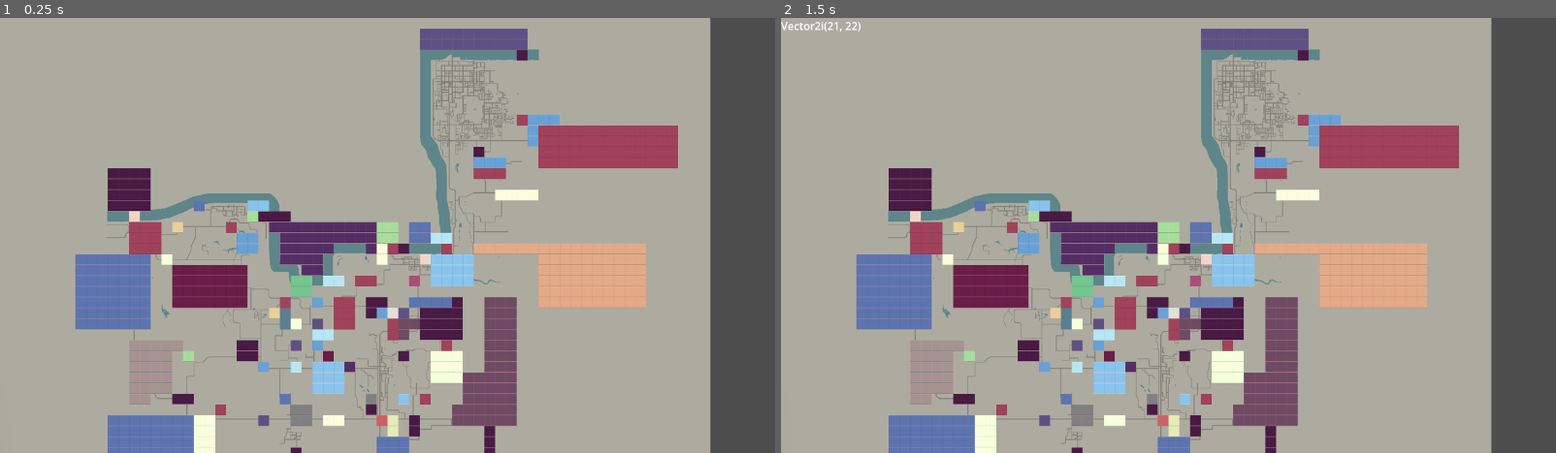
Above: before the commit, frames 1-2 (left to right).
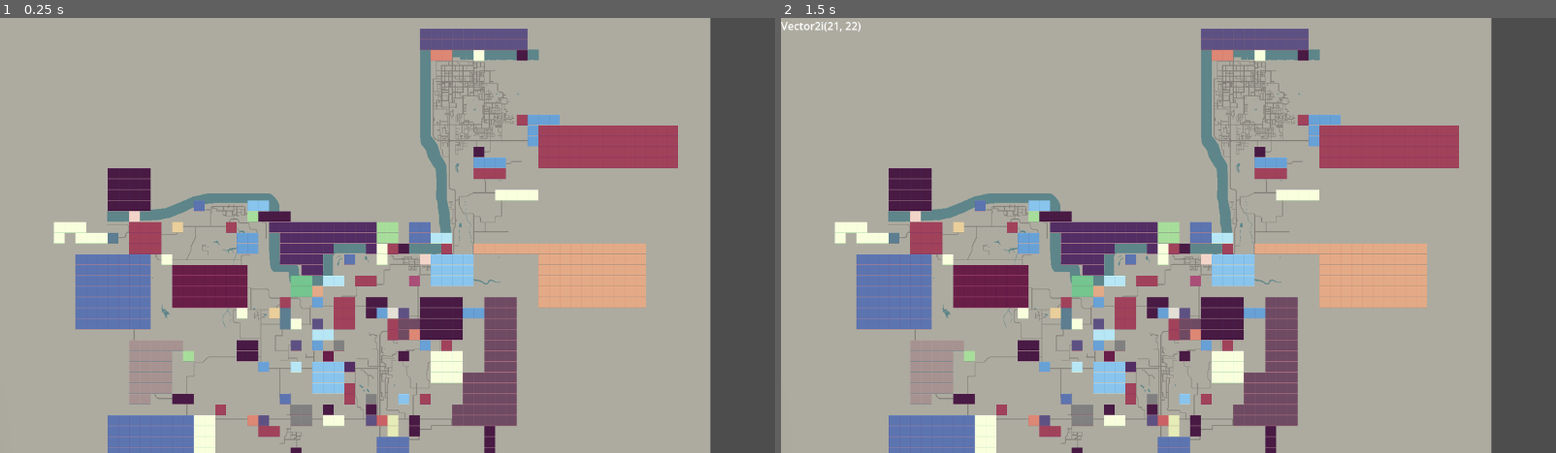
Above: after the commit, the same moments.

Repository: RakibRyan/is_this_cell_taken__project_zomboid_map_mod
Game: Godot game, scene res://zomboid41map.tscn
The game is run twice, just before and just after one commit, with the same random seed, the same clock (stepped at 60 frames per second) and the same inputs.
Inputs (mouse positions are in pixels of both pictures, inside the frame that each line leads up to):
- Up to frame 1 (0.25 s): no input
- Up to frame 2 (1.5 s): tap Enter at 0.5 s; move the mouse to (1339, 213) at 0.52 s; click (1339, 213) at 0.6 s; tap Space at 1.25 s; move the mouse to (1013, 257) at 1.27 s; click (1013, 257) at 1.35 s

The runs differ from the first frame. In frame 1, 1.0% of the frame differs, in the area x 6-63%, y 7-97%; in frame 2, 1.0%.

Commit message:
version 0.5

Diff:
--- a/world.gd
+++ b/world.gd
@@ -8,6 +8,7 @@
 
 # Called when the node enters the scene tree for the first time.
 func _ready():
+	print_tree()
 	pass # Replace with function body.
 
 
--- a/zomboid41map.tscn
+++ b/zomboid41map.tscn
@@ -5075,6 +5075,10 @@
 layer_0/tile_data = PackedInt32Array(0, 0, 0, 65536, 0, 1, 131072, 0, 2, 196608, 0, 3, 262144, 0, 4, 327680, 0, 5, 3932 …(73651 unchanged characters)…
 script = ExtResource("2_5ik24")
 
+[node name="coordinate" type="RichTextLabel" parent="."]
+offset_right = 148.0
+offset_bottom = 97.0
+
 [node name="West Point Expansion" type="TileMap" parent="."]
 tile_set = ExtResource("3_tpj45")
 format = 2
@@ -5132,6 +5136,18 @@
 format = 2
 layer_0/tile_data = PackedInt32Array(1507357, 786432, 0, 1507356, 786432, 0, 1441818, 786432, 0, 1441819, 786432, 0, 14 …(537 unchanged characters)…
 
+[node name="Laconia" type="TileMap" parent="Coryerdon"]
+visible = false
+tile_set = ExtResource("3_tpj45")
+format = 2
+layer_0/tile_data = PackedInt32Array(1441819, 0, 1, 1507355, 0, 1, 1507357, 0, 1, 1507356, 0, 1, 1441820, 0, 1, 1441821, 0, 1, 1376283, 0, 1, 1310747, 0, 1, 1310748, 0, 1, 1310749, 0, 1, 1376285, 0, 1, 1376284, 0, 1)
+
+[node name="Laconia Expansion" type="TileMap" parent="Coryerdon"]
+visible = false
+tile_set = ExtResource("3_tpj45")
+format = 2
+layer_0/tile_data = PackedInt32Array(1048602, 0, 1, 1114138, 0, 1, 1179674, 0, 1, 1245210, 0, 1, 1310746, 0, 1, 1376282, 0, 1, 1441818, 0, 1, 1048603, 0, 1, 1114139, 0, 1, 1245211, 0, 1, 1179675, 0, 1, 1048604, 0, 1, 1114140, 0, 1, 1179676, 0, 1, 1245212, 0, 1, 1245213, 0, 1, 1179677, 0, 1, 1114141, 0, 1, 1048605, 0, 1, 1048606, 0, 1, 1114142, 0, 1, 1179678, 0, 1, 1245214, 0, 1, 1310750, 0, 1, 1376286, 0, 1)
+
 [node name="St Paulo\'s Hammer" type="TileMap" parent="."]
 tile_set = SubResource("TileSet_fxocq")
 format = 2
@@ -5161,6 +5177,12 @@
 format = 2
 layer_0/tile_data = PackedInt32Array(1966093, 262144, 1)
 
+[node name="Little Crutown" type="TileMap" parent="St Paulo\'s Hammer"]
+visible = false
+tile_set = ExtResource("3_tpj45")
+format = 2
+layer_0/tile_data = PackedInt32Array(2162702, 0, 1, 2162703, 0, 1, 2228239, 0, 1, 2228238, 0, 1, 2228240, 0, 1, 2162704, 0, 1)
+
 [node name="Elliot Pond" type="TileMap" parent="."]
 tile_set = SubResource("TileSet_kklgw")
 format = 2
@@ -5323,6 +5345,12 @@
 format = 2
 layer_0/tile_data = PackedInt32Array(2687011, 131072, 0, 2621475, 131072, 0, 2555939, 131072, 0, 2555940, 131072, 0, 2555941, 131072, 0, 2621477, 131072, 0, 2621476, 131072, 0, 2687012, 131072, 0, 2687013, 131072, 0)
 
+[node name="St Moose Hospital Area" type="TileMap" parent="Petroville"]
+visible = false
+tile_set = ExtResource("3_tpj45")
+format = 2
+layer_0/tile_data = PackedInt32Array(2687012, 0, 1, 2621476, 0, 1)
+
 [node name="Papaville" type="TileMap" parent="."]
 tile_set = SubResource("TileSet_6xjdt")
 format = 2
@@ -5351,6 +5379,12 @@
 format = 2
 layer_0/tile_data = PackedInt32Array(1507348, 458752, 0)
 
+[node name="Cigaro gated community" type="TileMap" parent="Big Bear Lake"]
+visible = false
+tile_set = ExtResource("3_tpj45")
+format = 2
+layer_0/tile_data = PackedInt32Array(1572882, 65536, 0)
+
 [node name="Rosewood VHS & Gun Stores" type="TileMap" parent="."]
 tile_set = SubResource("TileSet_serfd")
 format = 2
@@ -5366,6 +5400,12 @@
 format = 2
 layer_0/tile_data = PackedInt32Array(1703970, 851968, 0, 1769506, 851968, 0, 1703971, 851968, 0)
 
+[node name="Fort Angel" type="TileMap" parent="Studio South Shore"]
+visible = false
+tile_set = ExtResource("3_tpj45")
+format = 2
+layer_0/tile_data = PackedInt32Array(1769506, 393216, 0)
+
 [node name="Little Aoi\'s safe house" type="TileMap" parent="."]
 tile_set = ExtResource("3_tpj45")
 format = 2
@@ -5407,6 +5447,24 @@
 format = 2
 layer_0/tile_data = PackedInt32Array(1769509, 65536, 0)
 
+[node name="Cherokee Lake" type="TileMap" parent="Anthem, KY"]
+visible = false
+tile_set = ExtResource("3_tpj45")
+format = 2
+layer_0/tile_data = PackedInt32Array(1769509, 393216, 1)
+
+[node name="Complex Z-17" type="TileMap" parent="Anthem, KY"]
+visible = false
+tile_set = ExtResource("3_tpj45")
+format = 2
+layer_0/tile_data = PackedInt32Array(1769509, 0, 0)
+
+[node name="Aardmore Farm" type="TileMap" parent="Anthem, KY"]
+visible = false
+tile_set = ExtResource("3_tpj45")
+format = 2
+layer_0/tile_data = PackedInt32Array(1769509, 983040, 0)
+
 [node name="Crossroads Checkpoint" type="TileMap" parent="."]
 tile_set = ExtResource("3_tpj45")
 format = 2
@@ -5422,6 +5480,12 @@
 format = 2
 layer_0/tile_data = PackedInt32Array(2031656, 393216, 0, 2031657, 393216, 0, 2097192, 393216, 0, 2162728, 393216, 0, 2031658, 393216, 0, 2097194, 393216, 0, 2162730, 393216, 0, 2162729, 393216, 0, 2097193, 393216, 0)
 
+[node name="Wilderness Warehouse" type="TileMap" parent="Ztardew Valley"]
+visible = false
+tile_set = ExtResource("3_tpj45")
+format = 2
+layer_0/tile_data = PackedInt32Array(2031656, 131072, 1)
+
 [node name="Ashenwood" type="TileMap" parent="."]
 tile_set = ExtResource("3_tpj45")
 format = 2
@@ -5431,6 +5495,12 @@
 tile_set = ExtResource("3_tpj45")
 format = 2
 layer_0/tile_data = PackedInt32Array(2097179, 327680, 0)
+
+[node name="Green Hell Community Center" type="TileMap" parent="Safe house Center manor house"]
+visible = false
+tile_set = ExtResource("3_tpj45")
+format = 2
+layer_0/tile_data = PackedInt32Array(2097179, 0, 1)
 
 [node name="Weyhausen, KY" type="TileMap" parent="."]
 tile_set = ExtResource("3_tpj45")
@@ -5472,6 +5542,18 @@
 tile_set = ExtResource("3_tpj45")
 format = 2
 layer_0/tile_data = PackedInt32Array(1900581, 196608, 1)
+
+[node name="Linden" type="TileMap" parent="Xonic\'s Mega Mall (New Expansion has arrived!!!)"]
+visible = false
+tile_set = ExtResource("3_tpj45")
+format = 2
+layer_0/tile_data = PackedInt32Array(1835045, 262144, 1)
+
+[node name="FBI Branch Office" type="TileMap" parent="Xonic\'s Mega Mall (New Expansion has arrived!!!)"]
+visible = false
+tile_set = ExtResource("3_tpj45")
+format = 2
+layer_0/tile_data = PackedInt32Array(1835046, 131072, 1)
 
 [node name="Riverside Mansion" type="TileMap" parent="."]
 tile_set = ExtResource("3_tpj45")
@@ -5499,6 +5581,12 @@
 format = 2
 layer_0/tile_data = PackedInt32Array(2097182, 262144, 1)
 
+[node name="Ballincoolin Map" type="TileMap" parent="Lake Ivy Township"]
+visible = false
+tile_set = ExtResource("3_tpj45")
+format = 2
+layer_0/tile_data = PackedInt32Array(2097182, 65536, 1, 2162718, 65536, 1)
+
 [node name="Addams Family Mansion" type="TileMap" parent="."]
 tile_set = ExtResource("3_tpj45")
 format = 2
@@ -5534,6 +5622,12 @@
 tile_set = ExtResource("3_tpj45")
 format = 2
 layer_0/tile_data = PackedInt32Array(1703967, 131072, 0, 1769503, 131072, 0)
+
+[node name="Gas Station" type="TileMap" parent="Old\'s Military Airfield"]
+visible = false
+tile_set = ExtResource("3_tpj45")
+format = 2
+layer_0/tile_data = PackedInt32Array(1703967, 65536, 0)
 
 [node name="Monmouth County" type="TileMap" parent="."]
 tile_set = ExtResource("3_tpj45")
@@ -5546,6 +5640,18 @@
 format = 2
 layer_0/tile_data = PackedInt32Array(1900584, 262144, 0, 1966120, 262144, 0, 1900585, 262144, 0, 1900586, 262144, 0, 1966122, 262144, 0, 1966121, 262144, 0)
 
+[node name="TWD Prison" type="TileMap" parent="Monmouth County"]
+visible = false
+tile_set = ExtResource("3_tpj45")
+format = 2
+layer_0/tile_data = PackedInt32Array(1835049, 393216, 0, 1835050, 393216, 0, 1900586, 393216, 0)
+
+[node name="Road to Bedford" type="TileMap" parent="Monmouth County"]
+visible = false
+tile_set = ExtResource("3_tpj45")
+format = 2
+layer_0/tile_data = PackedInt32Array(1703974, 131072, 0, 1703975, 131072, 0, 1703976, 131072, 0, 1703977, 131072, 0)
+
 [node name="La Casa Del Lago" type="TileMap" parent="."]
 tile_set = ExtResource("3_tpj45")
 format = 2
@@ -5603,16 +5709,17 @@
 format = 2
 layer_0/tile_data = PackedInt32Array(2752547, 0, 0, 2883621, 0, 0, 2883620, 0, 0, 2883619, 0, 0, 2818083, 0, 0, 2752548, 0, 0, 2752549, 0, 0, 2818085, 0, 0, 2818084, 0, 0)
 
-[node name="Road to Bedford" type="TileMap" parent="."]
-tile_set = ExtResource("3_tpj45")
-format = 2
-layer_0/tile_data = PackedInt32Array(1703974, 131072, 0, 1703975, 131072, 0, 1703976, 131072, 0, 1703977, 131072, 0)
-
 [node name="Valley Station Town" type="TileMap" parent="."]
 tile_set = ExtResource("3_tpj45")
 format = 2
 layer_0/tile_data = PackedInt32Array(1048622, 393216, 0, 1048623, 393216, 0, 1048624, 393216, 0, 1048625, 393216, 0)
 
+[node name="The Eye Lake" type="TileMap" parent="Valley Station Town"]
+visible = false
+tile_set = ExtResource("3_tpj45")
+format = 2
+layer_0/tile_data = PackedInt32Array(1048625, 65536, 1)
+
 [node name="Ed\'s Auto Salvage" type="TileMap" parent="."]
 tile_set = ExtResource("3_tpj45")
 format = 2
@@ -5658,6 +5765,12 @@
 format = 2
 layer_0/tile_data = PackedInt32Array(65575, 65536, 0, 65576, 65536, 0, 65577, 65536, 0, 131113, 65536, 0, 131114, 65536 …(267 unchanged characters)…
 
+[node name="Christmas Village" type="TileMap" parent="Jeffersonville, Mansion"]
+visible = false
+tile_set = ExtResource("3_tpj45")
+format = 2
+layer_0/tile_data = PackedInt32Array(131119, 262144, 0, 196655, 262144, 0)
+
 [node name="Riverside Expansion Maukport" type="TileMap" parent="."]
 tile_set = ExtResource("3_tpj45")
 format = 2
@@ -5673,6 +5786,12 @@
 format = 2
 layer_0/tile_data = PackedInt32Array(1245200, 262144, 1)
 
+[node name="The Christmas Miracle" type="TileMap" parent="Cedar Hill"]
+visible = false
+tile_set = ExtResource("3_tpj45")
+format = 2
+layer_0/tile_data = PackedInt32Array(1245200, 65536, 0)
+
 [node name="Rabbit Hash, KY" type="TileMap" parent="."]
 tile_set = ExtResource("3_tpj45")
 format = 2
@@ -5698,16 +5817,115 @@
 format = 2
 layer_0/tile_data = PackedInt32Array(2359316, 0, 1, 1966121, 0, 1, 589872, 0, 1)
 
-[node name="TWD Prison working" type="TileMap" parent="."]
+[node name="Redbird Ranger Station - Forest Ranger Outpost" type="TileMap" parent="Vault-Tec, KY"]
 visible = false
 tile_set = ExtResource("3_tpj45")
 format = 2
-layer_0/tile_data = PackedInt32Array(1835049, 393216, 0, 1835050, 393216, 0, 1900586, 393216, 0)
-
-[node name="duplicate12" type="TileMap" parent="."]
-tile_set = ExtResource("3_tpj45")
-format = 2
-
-[node name="coordinate" type="RichTextLabel" parent="."]
-offset_right = 148.0
-offset_bottom = 97.0
+layer_0/tile_data = PackedInt32Array(2359316, 262144, 0)
+
+[node name="Chernaville" type="TileMap" parent="."]
+tile_set = ExtResource("3_tpj45")
+format = 2
+layer_0/tile_data = PackedInt32Array(2228256, 0, 1, 2293792, 0, 1)
+
+[node name="Bendy\'s Bunker Prepper v2" type="TileMap" parent="."]
+tile_set = ExtResource("3_tpj45")
+format = 2
+layer_0/tile_data = PackedInt32Array(1769494, 393216, 0)
+
+[node name="Cruise Ship in KY" type="TileMap" parent="."]
+tile_set = ExtResource("3_tpj45")
+format = 2
+layer_0/tile_data = PackedInt32Array(196652, 393216, 0)
+
+[node name="Northwest Blockade" type="TileMap" parent="."]
+tile_set = ExtResource("3_tpj45")
+format = 2
+layer_0/tile_data = PackedInt32Array(1310730, 589824, 1)
+
+[node name="Hunter\'s cabin in forest!" type="TileMap" parent="."]
+tile_set = ExtResource("3_tpj45")
+format = 2
+layer_0/tile_data = PackedInt32Array(2359326, 851968, 0)
+
+[node name="Rosewood Cabins" type="TileMap" parent="."]
+tile_set = ExtResource("3_tpj45")
+format = 2
+layer_0/tile_data = PackedInt32Array(2490392, 0, 1, 2490393, 0, 1)
+
+[node name="St Johns Farm" type="TileMap" parent="Rosewood Cabins"]
+visible = false
+tile_set = ExtResource("3_tpj45")
+format = 2
+layer_0/tile_data = PackedInt32Array(2490393, 393216, 0)
+
+[node name="Firecamp, KY" type="TileMap" parent="."]
+tile_set = ExtResource("3_tpj45")
+format = 2
+layer_0/tile_data = PackedInt32Array(1638429, 196608, 1)
+
+[node name="Road from Monmouth County to Bedford Falls" type="TileMap" parent="."]
+tile_set = ExtResource("3_tpj45")
+format = 2
+layer_0/tile_data = PackedInt32Array(1769515, 196608, 0, 1769516, 196608, 0)
+
+[node name="Louisville River Marina" type="TileMap" parent="."]
+tile_set = ExtResource("3_tpj45")
+format = 2
+layer_0/tile_data = PackedInt32Array(196648, 131072, 1, 196649, 131072, 1)
+
+[node name="Exotics Rest Area" type="TileMap" parent="."]
+tile_set = ExtResource("3_tpj45")
+format = 2
+layer_0/tile_data = PackedInt32Array(2424855, 131072, 1)
+
+[node name="Tioga Colony" type="TileMap" parent="."]
+tile_set = ExtResource("3_tpj45")
+format = 2
+layer_0/tile_data = PackedInt32Array(1966111, 0, 0)
+
+[node name="Hopefalls" type="TileMap" parent="."]
+tile_set = ExtResource("3_tpj45")
+format = 2
+layer_0/tile_data = PackedInt32Array(1441824, 131072, 0)
+
+[node name="Speck" type="TileMap" parent="."]
+tile_set = ExtResource("3_tpj45")
+format = 2
+layer_0/tile_data = PackedInt32Array(2687006, 458752, 0)
+
+[node name="Irvington Road" type="TileMap" parent="."]
+tile_set = ExtResource("3_tpj45")
+format = 2
+layer_0/tile_data = PackedInt32Array(1310725, 393216, 0, 1310727, 393216, 0, 1310728, 393216, 0, 1310729, 393216, 0, 1245189, 393216, 0, 1245190, 393216, 0, 1245191, 393216, 0)
+
+[node name="Cooper\'s Peanut Packaging Plant" type="TileMap" parent="."]
+tile_set = ExtResource("3_tpj45")
+format = 2
+layer_0/tile_data = PackedInt32Array(1966119, 196608, 0)
+
+[node name="QG du MC" type="TileMap" parent="."]
+tile_set = ExtResource("3_tpj45")
+format = 2
+layer_0/tile_data = PackedInt32Array(1900582, 131072, 1)
+
+[node name="TeraMart" type="TileMap" parent="."]
+tile_set = ExtResource("3_tpj45")
+format = 2
+layer_0/tile_data = PackedInt32Array(2424866, 65536, 0)
+
+[node name="Lethe\'s safe house" type="TileMap" parent="."]
+tile_set = ExtResource("3_tpj45")
+format = 2
+
+[node name="duplicate34" type="TileMap" parent="."]
+tile_set = ExtResource("3_tpj45")
+format = 2
+
+[node name="duplicate35" type="TileMap" parent="."]
+tile_set = ExtResource("3_tpj45")
+format = 2
+
+[node name="duplicate36" type="TileMap" parent="."]
+tile_set = ExtResource("3_tpj45")
+format = 2
Not shown, changed: README.md
